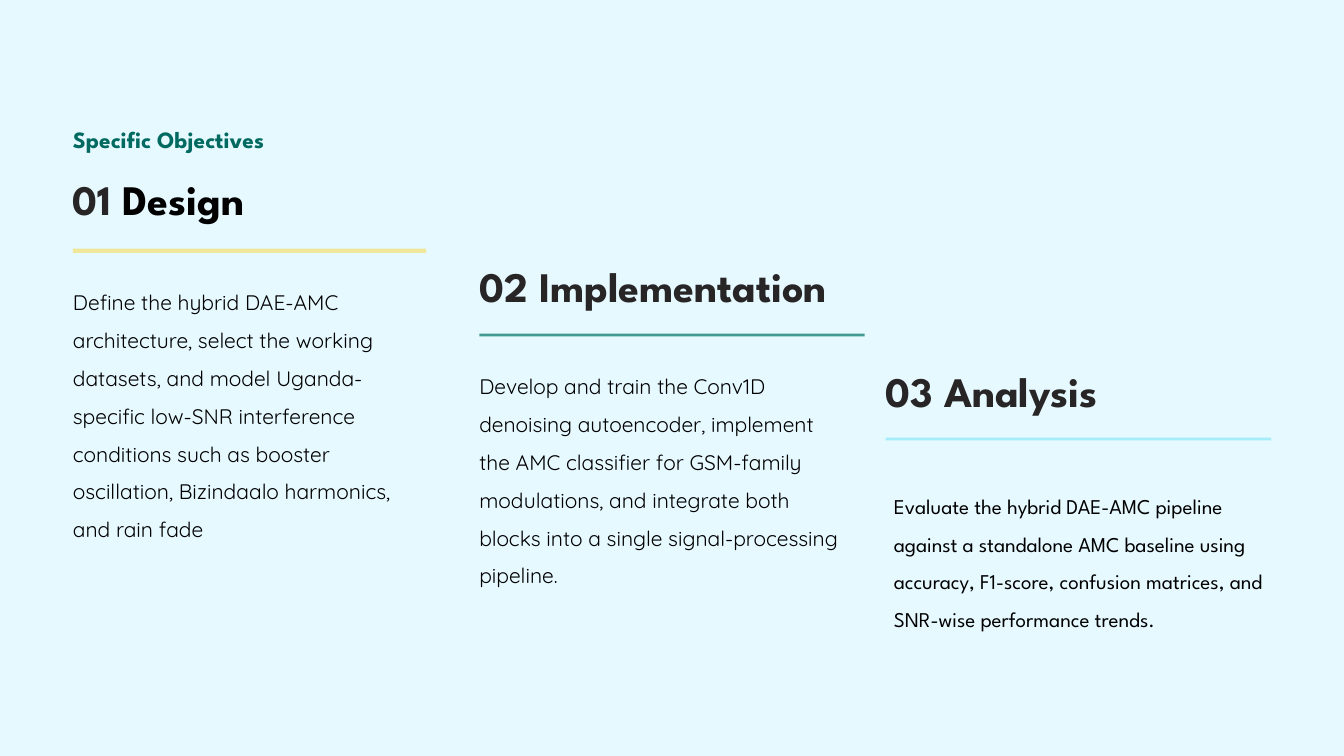
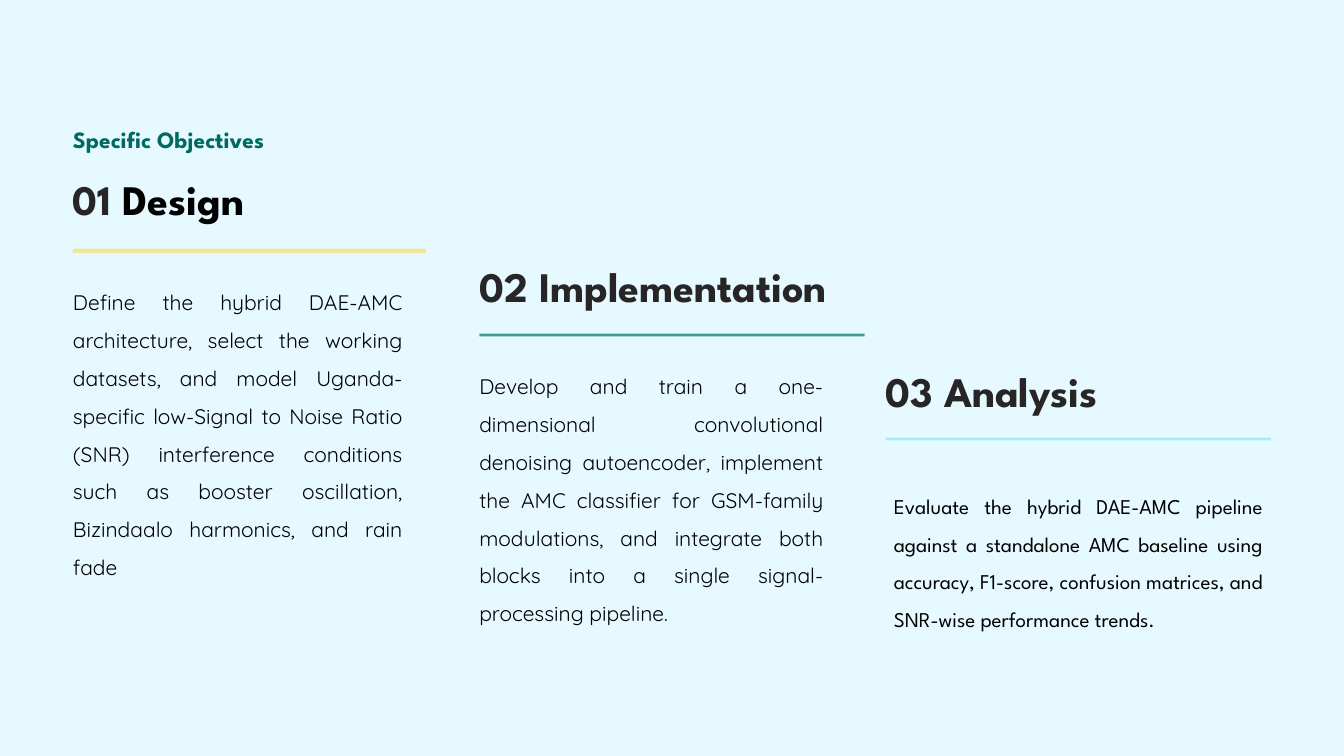
Before and after one commit to sharif-smj/Telecom-engineering-final-year-project, a slide deck: slide 7 of GSM Signal Denoising and Modulation Classification for Rural Uganda.pptx. Drawn at 1344x756 pixels with LibreOffice and Linux fonts; fonts in the diff are those of the drawing. Boxes give left, top, right and bottom in pixels: in the first picture for what was removed or moved away, otherwise in the second. Text is boxed around its words. In the diff, an @@ line names an element or a change of style, - is before the commit and + after.

```diff
--- a/GSM Signal Denoising and Modulation Classification for Rural Uganda.pptx
+++ b/GSM Signal Denoising and Modulation Classification for Rural Uganda.pptx
@@ text at <box>73,294,403,576</box>: text changed @@
-Define the hybrid DAE-AMC architecture, select the working datasets, and model Uganda-specific low-SNR interference conditions such as booster oscillation, Bizindaalo harmonics, and rain fade
+Define the hybrid DAE-AMC architecture, select the working datasets, and model Uganda-specific low-Signal to Noise Ratio (SNR) interference conditions such as booster oscillation, Bizindaalo harmonics, and rain fade
@@ text at <box>479,378,824,588</box>: text changed @@
-Develop and train the Conv1D denoising autoencoder, implement the AMC classifier for GSM-family modulations, and integrate both blocks into a single signal-processing pipeline.
+Develop and train a one-dimensional convolutional denoising autoencoder, implement the AMC classifier for GSM-family modulations, and integrate both blocks into a single signal-processing pipeline.
@@ text "Evaluate the hybrid DAE-AMC pipeline ..." at <box>894,499,1263,632</box>: alignment left to justified @@
```
Also in this commit, not shown: 14 other slides changed, 1 slide added, 2 other files.
